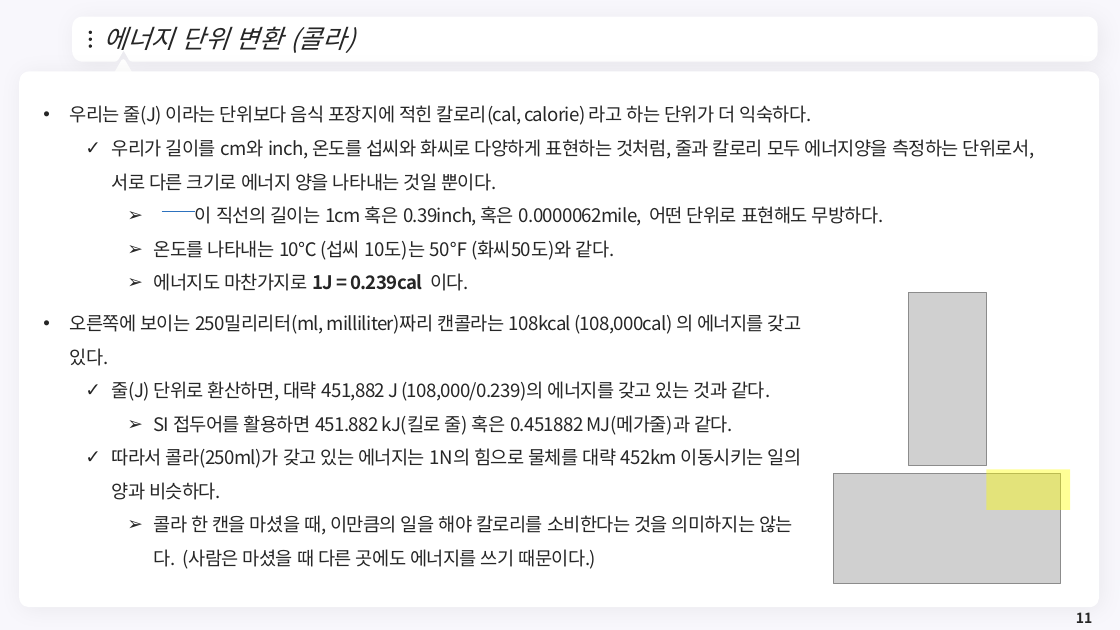
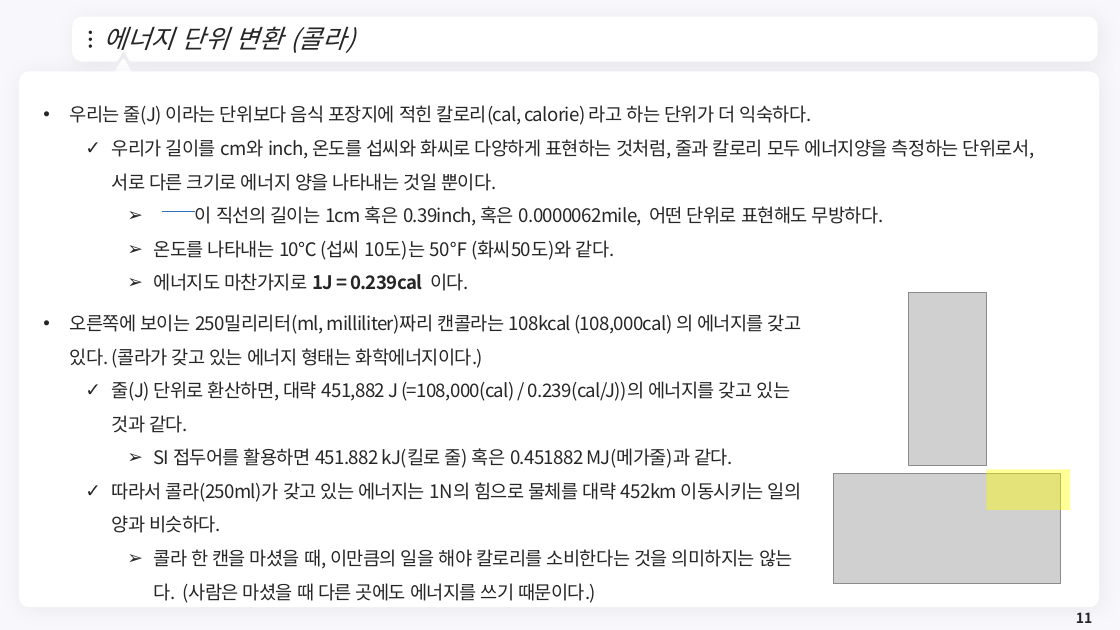
Before and after one commit to meandthey/Teaching, a slide deck: slide 11 of 에너지경제학/자원에너지경제학_Chapter_1.pptx. Drawn at 1120x630 pixels with LibreOffice and Linux fonts; fonts in the diff are those of the drawing; grey boxes stand for pictures; background and template pictures are left out. Boxes give left, top, right and bottom in pixels: in the first picture for what was removed or moved away, otherwise in the second. Text is boxed around its words. In the diff, an @@ line names an element or a change of style, - is before the commit and + after.

```diff
--- a/에너지경제학/자원에너지경제학_Chapter_1.pptx
+++ b/에너지경제학/자원에너지경제학_Chapter_1.pptx
@@ text at [70,314,802,433]: text changed @@
-• 오른쪽에 보이는 250밀리리터(ml, milliliter)짜리 캔콜라는 108kcal (108,000cal) 의 에너지를 갖고 있다.
-  ✓ 줄(J) 단위로 환산하면, 대략 451,882 J (108,000/0.239)의 에너지를 갖고 있는 것과 같다.
+• 오른쪽에 보이는 250밀리리터(ml, milliliter)짜리 캔콜라는 108kcal (108,000cal) 의 에너지를 갖고 있다. (콜라가 갖고 있는 에너지 형태는 화학에너지이다.)
+  ✓ 줄(J) 단위로 환산하면, 대략 451,882 J (=108,000(cal) / 0.239(cal/J))의 에너지를 갖고 있는 것과 같다.
```
Also in this commit, not shown: 3 other slides changed, 4 slides added.
